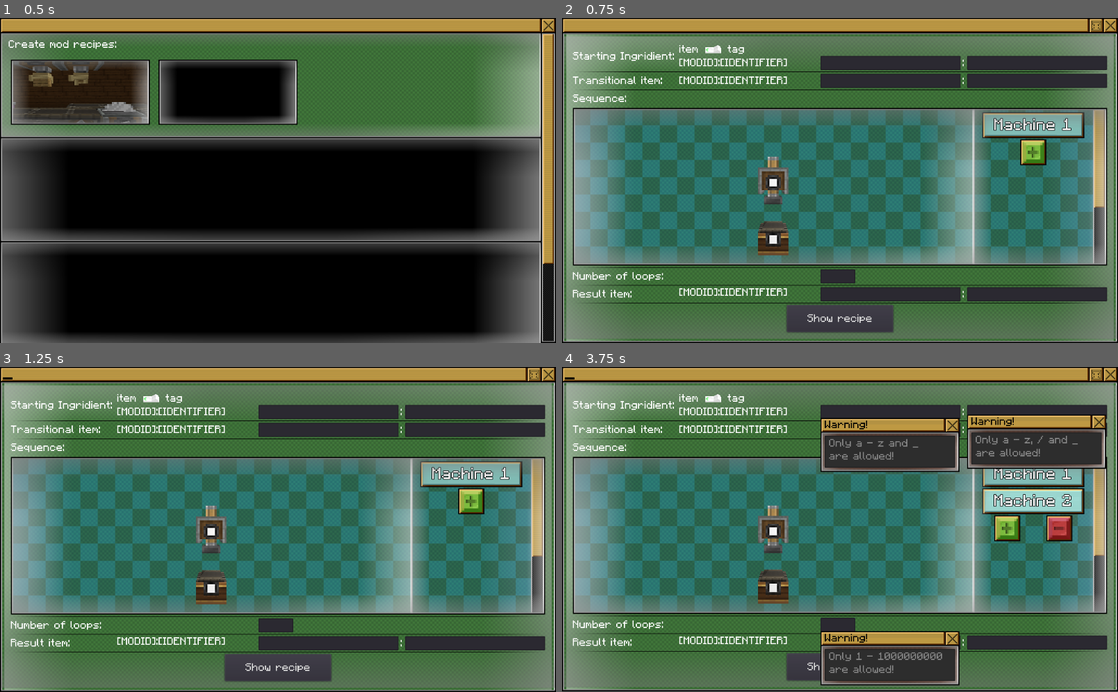
Above: before the commit, frames 1-4 (two rows, left to right).
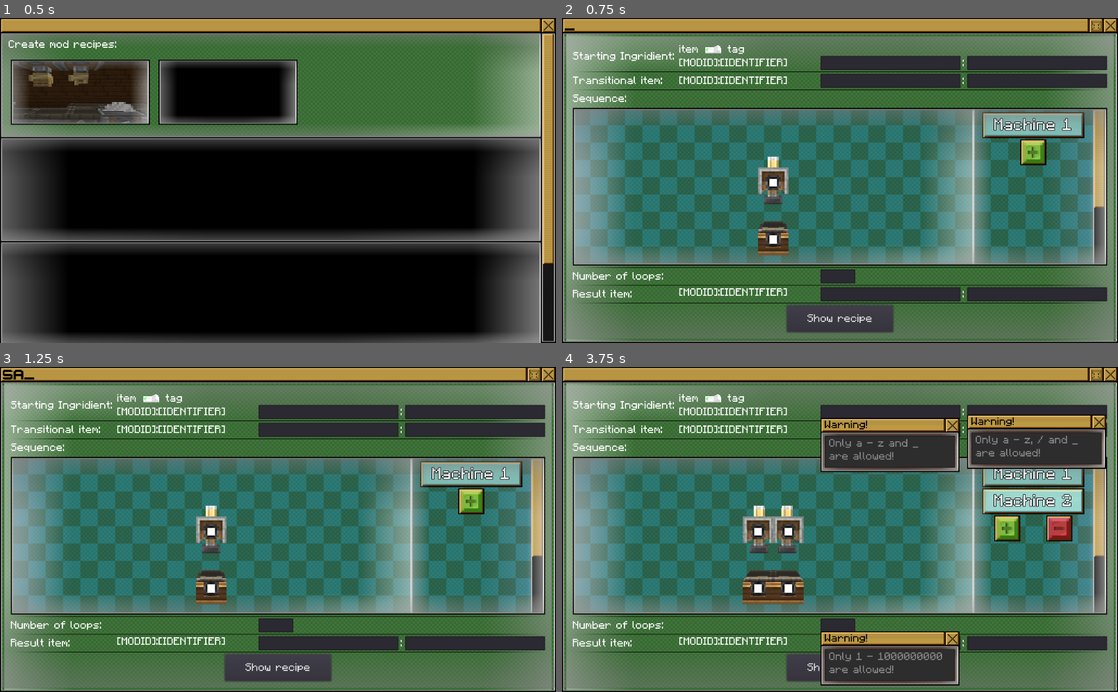
Above: after the commit, the same moments.

Repository: GibberishDev/SARM
Game: Godot game, scene res://src/MainWindow.tscn
Two runs of this game, one before a commit and one after it. Both use one fixed random seed, a clock stepped at 60 frames per second and the inputs below.
Inputs (mouse positions are in pixels of both pictures, inside the frame that each line leads up to):
- Up to frame 1 (0.5 s): no input
- Up to frame 2 (0.75 s): click (639, 92) at 0.5 s
- Up to frame 3 (1.25 s): no input
- Up to frame 4 (3.75 s): click (890, 412) at 1.27 s; type "12" at 1.35 s; click (1034, 412) at 1.5 s; type "12" at 1.58 s; click (890, 428) at 1.73 s; type "12" at 1.82 s; click (1034, 428) at 2.02 s; type "12" at 2.1 s; click (840, 627) at 2.25 s; type "Alex" at 2.33 s; click (890, 643) at 2.48 s; type "Alex" at 2.57 s; click (1095, 373) at 2.75 s; click (1034, 500) at 3.5 s
In our replay, in frame 4 the window is 800x467 before the commit and 800x468 after it. These sizes can differ from the game's own. Grey fills any space a smaller window leaves; there, only what the larger window draws over its background counts as a difference.

Frame 1 is identical in both runs. In frame 2, 0.4% of the frame differs, in the area x 0-41%, y 3-71%; in frame 3, 0.5%; in frame 4, 5.6%, in the area x 0-100%, y 3-100%.

Commit message:
tied up machine dictionary with graphical representation, linked button number to number of machines

Diff:
--- a/SARM/src/create/SequencedAssembly/MainWindowCreateSA.tscn
+++ b/SARM/src/create/SequencedAssembly/MainWindowCreateSA.tscn
@@ -177,7 +177,7 @@
 position = Vector2( 44, 14 )
 scale = Vector2( 1.25, 1.25 )
 frames = SubResource( 7 )
-frame = 5
+frame = 7
 playing = true
 
 [node name="titlebarHitbox" type="Control" parent="Control/bgOverlay/TitleBar/HBoxContainer/header_ninePatch"]
--- a/SARM/src/create/SequencedAssembly/elements/Machine.gd
+++ b/SARM/src/create/SequencedAssembly/elements/Machine.gd
@@ -5,24 +5,23 @@
 
 var machine_number = int()
 
-var TransitionalItem = "\"test:tiph\"" #tiph aka transitional item placeholder
-
 #custom variables
 #saw
 var saw_processing_time = int()
+var saw_processing_time_default = int(20)
 #spout
 var spout_fluid_identifier = ""
+var spout_fluid_identifier_default = ":"
 var spout_fluid_nbt = "{}"
 var spout_fluid_amount = int()
+var spout_fluid_amount_default = int(250)
 #deployer
-var deployer_addition_item = "\"item\": \"test:aiph\"" #aiph aka addition item placeholder
+var deployer_addition_item = ""
+var deployer_addition_item_default = ":"
 
-signal RecipeText(MachineNumber, RecipeType, Text)
+signal RecipeText(MachineNumber, Text)
 
-func _ready():
-	changeRecipeEditor(0)
-
-func changeRecipeEditor(type: int) -> void:
+func changeRecipeEditor(type: int, SPT: int, SFI: String, SFA: int, DAI: String) -> void:
 	match type:
 		0:
 			$VBoxContainer/Control/Control/VBoxContainer/Control/VBoxContainer/VBoxContainer/PressRecipe.visible = true
@@ -30,16 +29,28 @@
 			$VBoxContainer/Control/Control/VBoxContainer/Control/VBoxContainer/VBoxContainer/SpoutRecipe.visible = false
 			$VBoxContainer/Control/Control/VBoxContainer/Control/VBoxContainer/VBoxContainer/DeployerRecipe.visible = false
 		1:
+			saw_processing_time = SPT
+			$VBoxContainer/Control/Control/VBoxContainer/Control/VBoxContainer/VBoxContainer/SawRecipe/VBoxContainer/Control/HBoxContainer/TextEdit.text = str(SPT)
 			$VBoxContainer/Control/Control/VBoxContainer/Control/VBoxContainer/VBoxContainer/PressRecipe.visible = false
 			$VBoxContainer/Control/Control/VBoxContainer/Control/VBoxContainer/VBoxContainer/SawRecipe.visible = true
 			$VBoxContainer/Control/Control/VBoxContainer/Control/VBoxContainer/VBoxContainer/SpoutRecipe.visible = false
 			$VBoxContainer/Control/Control/VBoxContainer/Control/VBoxContainer/VBoxContainer/DeployerRecipe.visible = false
 		2:
+			spout_fluid_identifier = SFI
+			spout_fluid_amount = SFA
+			var Spout_data = SFI.split(":", true, 1)
+			$VBoxContainer/Control/Control/VBoxContainer/Control/VBoxContainer/VBoxContainer/SpoutRecipe/VBoxContainer/Control/VBoxContainer/HBoxContainer/VBoxContainer/Control/HBoxContainer/modid.text = Spout_data[0]
+			$VBoxContainer/Control/Control/VBoxContainer/Control/VBoxContainer/VBoxContainer/SpoutRecipe/VBoxContainer/Control/VBoxContainer/HBoxContainer/VBoxContainer/Control/HBoxContainer/identifier.text = Spout_data[1]
+			$VBoxContainer/Control/Control/VBoxContainer/Control/VBoxContainer/VBoxContainer/SpoutRecipe/VBoxContainer/Control/VBoxContainer/HBoxContainer/VBoxContainer/Control2/HBoxContainer/TextEdit.text = str(SFA)
 			$VBoxContainer/Control/Control/VBoxContainer/Control/VBoxContainer/VBoxContainer/PressRecipe.visible = false
 			$VBoxContainer/Control/Control/VBoxContainer/Control/VBoxContainer/VBoxContainer/SawRecipe.visible = false
 			$VBoxContainer/Control/Control/VBoxContainer/Control/VBoxContainer/VBoxContainer/SpoutRecipe.visible = true
 			$VBoxContainer/Control/Control/VBoxContainer/Control/VBoxContainer/VBoxContainer/DeployerRecipe.visible = false
 		3:
+			deployer_addition_item = DAI
+			var Deployer_data = DAI.split(":", true, 1)
+			$VBoxContainer/Control/Control/VBoxContainer/Control/VBoxContainer/VBoxContainer/DeployerRecipe/VBoxContainer/Control/VBoxContainer/HBoxContainer/VBoxContainer/Control/HBoxContainer/modid.text = Deployer_data[0]
+			$VBoxContainer/Control/Control/VBoxContainer/Control/VBoxContainer/VBoxContainer/DeployerRecipe/VBoxContainer/Control/VBoxContainer/HBoxContainer/VBoxContainer/Control/HBoxContainer/identifier.text = Deployer_data[1]
 			$VBoxContainer/Control/Control/VBoxContainer/Control/VBoxContainer/VBoxContainer/PressRecipe.visible = false
 			$VBoxContainer/Control/Control/VBoxContainer/Control/VBoxContainer/VBoxContainer/SawRecipe.visible = false
 			$VBoxContainer/Control/Control/VBoxContainer/Control/VBoxContainer/VBoxContainer/SpoutRecipe.visible = false
@@ -47,17 +58,7 @@
 
 func changeRecipeType(index: int):
 	recipe_type = index
-	changeRecipeEditor(index)
-	saw_processing_time = 20
-	$VBoxContainer/Control/Control/VBoxContainer/Control/VBoxContainer/VBoxContainer/SawRecipe/VBoxContainer/Control/HBoxContainer/TextEdit.text = "20"
-	spout_fluid_identifier = ""
-	spout_fluid_amount = 1000
-	$VBoxContainer/Control/Control/VBoxContainer/Control/VBoxContainer/VBoxContainer/SpoutRecipe/VBoxContainer/Control/VBoxContainer/HBoxContainer/VBoxContainer/Control/HBoxContainer/modid.text = ""
-	$VBoxContainer/Control/Control/VBoxContainer/Control/VBoxContainer/VBoxContainer/SpoutRecipe/VBoxContainer/Control/VBoxContainer/HBoxContainer/VBoxContainer/Control/HBoxContainer/identifier.text = ""
-	$VBoxContainer/Control/Control/VBoxContainer/Control/VBoxContainer/VBoxContainer/SpoutRecipe/VBoxContainer/Control/VBoxContainer/HBoxContainer/VBoxContainer/Control2/HBoxContainer/TextEdit.text = "1000"
-	deployer_addition_item = ""
-	$VBoxContainer/Control/Control/VBoxContainer/Control/VBoxContainer/VBoxContainer/DeployerRecipe/VBoxContainer/Control/VBoxContainer/HBoxContainer/VBoxContainer/Control/HBoxContainer/modid.text = ""
-	$VBoxContainer/Control/Control/VBoxContainer/Control/VBoxContainer/VBoxContainer/DeployerRecipe/VBoxContainer/Control/VBoxContainer/HBoxContainer/VBoxContainer/Control/HBoxContainer/identifier.text = ""
+	changeRecipeEditor(index, saw_processing_time_default, spout_fluid_identifier_default, spout_fluid_amount_default, deployer_addition_item_default)
 
 func sendText():
 	match recipe_type:
@@ -68,23 +69,23 @@
 		2:
 			makeSpoutRecipe()
 		3:
-			pass
-	emit_signal("RecipeText", machine_number, recipe_type, recipe_text)
+			makeDeployerRecipe()
+	emit_signal("RecipeText", machine_number, recipe_text)
 
 func makePressRecipe():
 	recipe_text = ""
 	recipe_text = """		{
 			"type": "create:pressing",
-			"ingredients": [{\"item\": """ + TransitionalItem + """}],
-			"results": [{\"item\": """ + TransitionalItem + """}]
+			"ingredients": [{\"item\": TRPH}],
+			"results": [{\"item\": TRPH}]
 		}"""
 
 func makeSawRecipe():
 	recipe_text = ""
 	recipe_text = """		{
 			"type": "create:cutting",
-			"ingredients": [{\"item\": """ + TransitionalItem + """}],
-			"results": [{\"item\": """ + TransitionalItem + """}],
+			"ingredients": [{\"item\": TRPH}],
+			"results": [{\"item\": TRPH}],
 			"processingTime": """ + str(saw_processing_time) + """
 		}"""
 
@@ -93,15 +94,15 @@
 	recipe_text = """		{
 			"type": "create:filling",
 			"ingredients": [
-				{\"item\": """ + TransitionalItem + """},
+				{\"item\": TRPH},
 				{"fluid": """ + spout_fluid_identifier + """, "nbt": """ + spout_fluid_nbt + """, "amount": """ + str(spout_fluid_amount) + """}],
-			"results": [{\"item\": """ + TransitionalItem + """}]
+			"results": [{\"item\": TRPH}]
 		}"""
 
 func makeDeployerRecipe():
 	recipe_text = ""
 	recipe_text = """		{
 			"type": "create:deploying",
-			"ingredients": [{\"item\": """ + TransitionalItem + """}, {""" + deployer_addition_item + """}],
-			"results": [{\"item\": """ + TransitionalItem + """}]
+			"ingredients": [{\"item\": TRPH}, {""" + deployer_addition_item + """}],
+			"results": [{\"item\": TRPH}]
 		}"""
--- a/SARM/src/create/SequencedAssembly/elements/SequencePreview.gd
+++ b/SARM/src/create/SequencedAssembly/elements/SequencePreview.gd
@@ -7,7 +7,9 @@
 var pathToSeqButton = "/HBoxContainer/Control/sequenceBtn"
 var pathToControls = "/HBoxContainer/Control/HBoxContainer"
 
-var SequenceTypes = [0] #0 - press recipe, 1 - saw recipe, 2 - spout recipe, 3 - deployer recipe
+var SequenceTypes = [0, -1, -1, -1, -1, -1, -1, -1] #0 - press recipe, 1 - saw recipe, 2 - spout recipe, 3 - deployer recipe, -1 - null
+
+export(PackedScene) var MachineRecipe
 
 #SequenceMechsDictionary, type: 0 - press, 1 - saw, 2 - spout, 3 - deployer
 var SMD = {
@@ -26,8 +28,15 @@
 
 func _ready():
 	updateSequenceSprites()
+	var ThisNode = self
+
 
 func updateSequenceSprites() -> void:
+	for i in range(1, 9):
+		if SMD[str(i)].active == true:
+			SequenceTypes[i-1] = SMD[str(i)].type
+		else:
+			SequenceTypes[i-1] = -1
 	$HBoxContainer/visualizerContainer/ViewportContainer/Viewport/VisualisationNode.ChangeModels(SequenceTypes)
 
 func _on_Control_resized():
@@ -40,43 +49,44 @@
 	get_node(pathToButtons + str(2) + pathToSeqButton).visible = !get_node(pathToButtons + str(2) + pathToSeqButton).visible
 	get_node(pathToButtons + str(2) + pathToControls).visible = !get_node(pathToButtons + str(2) + pathToControls).visible
 	get_node(pathToButtons + str(3) + pathToControls).visible = !get_node(pathToButtons + str(3) + pathToControls).visible
+	SMD["2"].active = !SMD["2"].active
+	updateSequenceSprites()
 func toggleBtn_3() -> void:
 	get_node(pathToButtons + str(3) + pathToSeqButton).visible = !get_node(pathToButtons + str(3) + pathToSeqButton).visible
 	get_node(pathToButtons + str(3) + pathToControls).visible = !get_node(pathToButtons + str(3) + pathToControls).visible
 	get_node(pathToButtons + str(4) + pathToControls).visible = !get_node(pathToButtons + str(4) + pathToControls).visible
+	SMD["3"].active = !SMD["3"].active
+	updateSequenceSprites()
 func toggleBtn_4() -> void:
 	get_node(pathToButtons + str(4) + pathToSeqButton).visible = !get_node(pathToButtons + str(4) + pathToSeqButton).visible
 	get_node(pathToButtons + str(4) + pathToControls).visible = !get_node(pathToButtons + str(4) + pathToControls).visible
 	get_node(pathToButtons + str(5) + pathToControls).visible = !get_node(pathToButtons + str(5) + pathToControls).visible
+	SMD["4"].active = !SMD["4"].active
+	updateSequenceSprites()
 func toggleBtn_5() -> void:
 	get_node(pathToButtons + str(5) + pathToSeqButton).visible = !get_node(pathToButtons + str(5) + pathToSeqButton).visible
 	get_node(pathToButtons + str(5) + pathToControls).visible = !get_node(pathToButtons + str(5) + pathToControls).visible
 	get_node(pathToButtons + str(6) + pathToControls).visible = !get_node(pathToButtons + str(6) + pathToControls).visible
+	SMD["5"].active = !SMD["5"].active
+	updateSequenceSprites()
 func toggleBtn_6() -> void:
 	get_node(pathToButtons + str(6) + pathToSeqButton).visible = !get_node(pathToButtons + str(6) + pathToSeqButton).visible
 	get_node(pathToButtons + str(6) + pathToControls).visible = !get_node(pathToButtons + str(6) + pathToControls).visible
 	get_node(pathToButtons + str(7) + pathToControls).visible = !get_node(pathToButtons + str(7) + pathToControls).visible
+	SMD["6"].active = !SMD["6"].active
+	updateSequenceSprites()
 func toggleBtn_7() -> void:
 	get_node(pathToButtons + str(7) + pathToSeqButton).visible = !get_node(pathToButtons + str(7) + pathToSeqButton).visible
 	get_node(pathToButtons + str(7) + pathToControls).visible = !get_node(pathToButtons + str(7) + pathToControls).visible
 	get_node(pathToButtons + str(8) + pathToControls).visible = !get_node(pathToButtons + str(8) + pathToControls).visible
+	SMD["7"].active = !SMD["7"].active
+	updateSequenceSprites()
 func toggleBtn_8() -> void:
 	get_node(pathToButtons + str(8) + pathToSeqButton).visible = !get_node(pathToButtons + str(8) + pathToSeqButton).visible
 	get_node(pathToButtons + str(8) + pathToControls).visible = !get_node(pathToButtons + str(8) + pathToControls).visible
 	get_node(pathToButtons + "removeBtn/HBoxContainer").visible = !get_node(pathToButtons + "removeBtn/HBoxContainer").visible
-
-func _unhandled_input(event):
-	if Input.is_action_just_pressed("test_input"):
-		match randi() % 4:
-			0:
-				SequenceTypes = [0, 1, 2, 3, 0, 1, 2, 3]
-			1:
-				SequenceTypes = [0, 1, 2, 3]
-			2:
-				SequenceTypes = [0, 1, 2, 3, 3, 3, 2, 1]
-			3:
-				SequenceTypes = [0, 1, 2, 3, 1, 3, 2, 1]
-		updateSequenceSprites()
+	SMD["8"].active = !SMD["8"].active
+	updateSequenceSprites()
 
 func sendSeq() -> void:
 	pass
--- a/SARM/src/create/SequencedAssembly/elements/SequencePreview.tscn
+++ b/SARM/src/create/SequencedAssembly/elements/SequencePreview.tscn
@@ -1,5 +1,6 @@
-[gd_scene load_steps=25 format=2]
-
+[gd_scene load_steps=26 format=2]
+
+[ext_resource path="res://src/create/SequencedAssembly/elements/Machine.tscn" type="PackedScene" id=1]
 [ext_resource path="res://src/create/SequencedAssembly/elements/SequencePreview.gd" type="Script" id=4]
 [ext_resource path="res://assets/bg_ninePatch.png" type="Texture" id=10]
 [ext_resource path="res://assets/bg_tint.png" type="Texture" id=11]
@@ -112,6 +113,7 @@
 __meta__ = {
 "_edit_use_anchors_": false
 }
+MachineRecipe = ExtResource( 1 )
 
 [node name="HBoxContainer" type="HBoxContainer" parent="."]
 anchor_right = 1.0
--- a/SARM/src/create/SequencedAssembly/elements/conveyors_node.gd
+++ b/SARM/src/create/SequencedAssembly/elements/conveyors_node.gd
@@ -6,11 +6,9 @@
 var SpotlightWaveUp = bool()
 
 func ChangeModels(key:Array):
-	zCenter = key.size()*0.5 - 0.5
+	zCenter = (8 - key.count(-1)) * 0.5 - 0.5
 	conveyors  = [false, false, false, false, false, false, false, false, false, false]
-	for i in range(8): #conveyor reset
-		get_node("conveyors/BeltState" + str(i)).visible = false
-	for i in range(key.size()):
+	for i in range(8):
 		if key[i] == 0:
 			get_node("conveyors/BeltState" + str(i)).visible = true
 			get_node("conveyors/BeltState" + str(i)).machine_state = 1
@@ -28,6 +26,8 @@
 			get_node("conveyors/BeltState" + str(i)).visible = true
 			get_node("conveyors/BeltState" + str(i)).machine_state = 3
 			conveyors[i + 1] = true
+		elif key[i] == -1:
+			get_node("conveyors/BeltState" + str(i)).visible = false
 	for i in range(1, 9): #Conveyor texture changer
 		match conveyors[i]:
 			true:
@@ -53,13 +53,3 @@
 	if $Camera.translation.z != zCenter:
 		$Camera.translation = $Camera.translation.move_toward(Vector3($Camera.translation.x, $Camera.translation.y, zCenter), delta*8)
 		$SpotLight.translation = $SpotLight.translation.move_toward(Vector3($SpotLight.translation.x, $SpotLight.translation.y, zCenter), delta*8)
-
-	if $SpotLight.translation.y == 5:
-		SpotlightWaveUp = true
-	elif $SpotLight.translation.y == 7:
-		SpotlightWaveUp = false
-
-	if SpotlightWaveUp:
-		$SpotLight.translation = $SpotLight.translation.move_toward(Vector3($SpotLight.translation.x, 7, $SpotLight.translation.z), delta/10)
-	else:
-		$SpotLight.translation = $SpotLight.translation.move_toward(Vector3($SpotLight.translation.x, 5, $SpotLight.translation.z), delta/10)
--- a/SARM/src/create/SequencedAssembly/elements/conveyors_node.tscn
+++ b/SARM/src/create/SequencedAssembly/elements/conveyors_node.tscn
@@ -46,7 +46,7 @@
 light_energy = 0.5
 
 [node name="SpotLight" type="SpotLight" parent="."]
-transform = Transform( 0.965926, 1.13133e-08, -0.258819, 0.258819, -4.2222e-08, 0.965926, 0, -1, -4.37114e-08, -1, 5, 3.5 )
+transform = Transform( 0.965926, 1.13133e-08, -0.258819, 0.258819, -4.2222e-08, 0.965926, 0, -1, -4.37114e-08, -1, 5, 0 )
 light_energy = 10.0
 shadow_enabled = true
 shadow_contact = 3.0
--- a/SARM/src/create/SequencedAssembly/mainWindowCreateSAScripts/changeSize.gd
+++ b/SARM/src/create/SequencedAssembly/mainWindowCreateSAScripts/changeSize.gd
@@ -7,9 +7,7 @@
 func onButtonPress():
 	if maximized == false:
 		last_pos = OS.window_position
-		OS.window_position = Vector2(0,0)
-		OS.window_size = OS.get_screen_size() - Vector2(0, 1)
-		titlebar.immovable = true
+		OS.window_fullscreen = true
 	else:
 		OS.window_position = last_pos
 		OS.window_size = Vector2(1024, 600)
